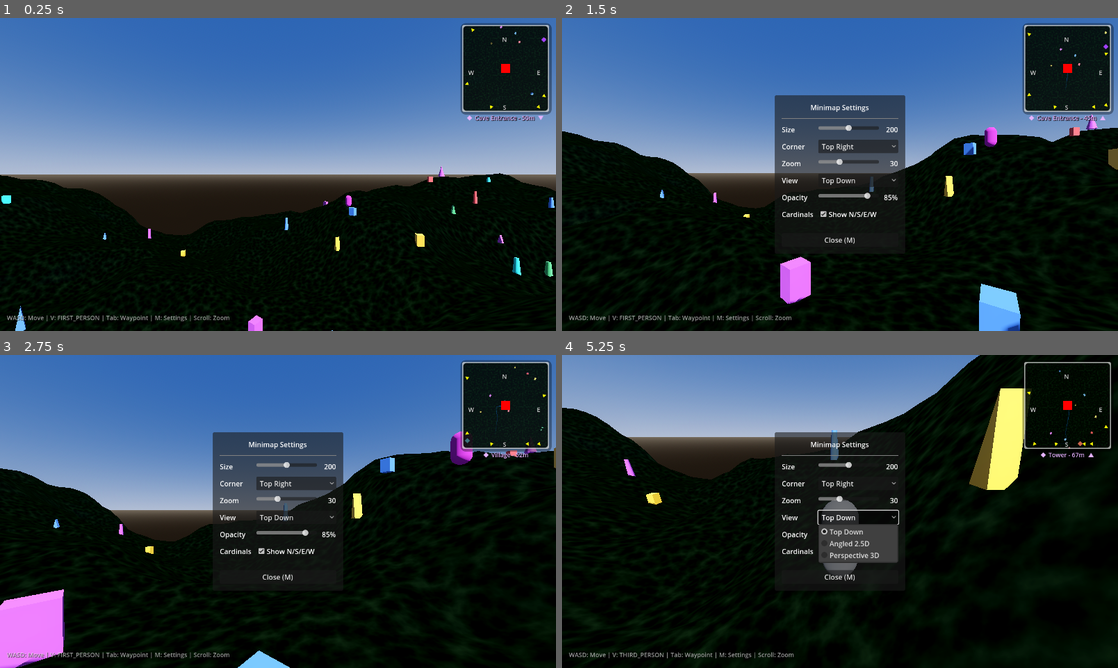
Above: before the commit, frames 1-4 (two rows, left to right).
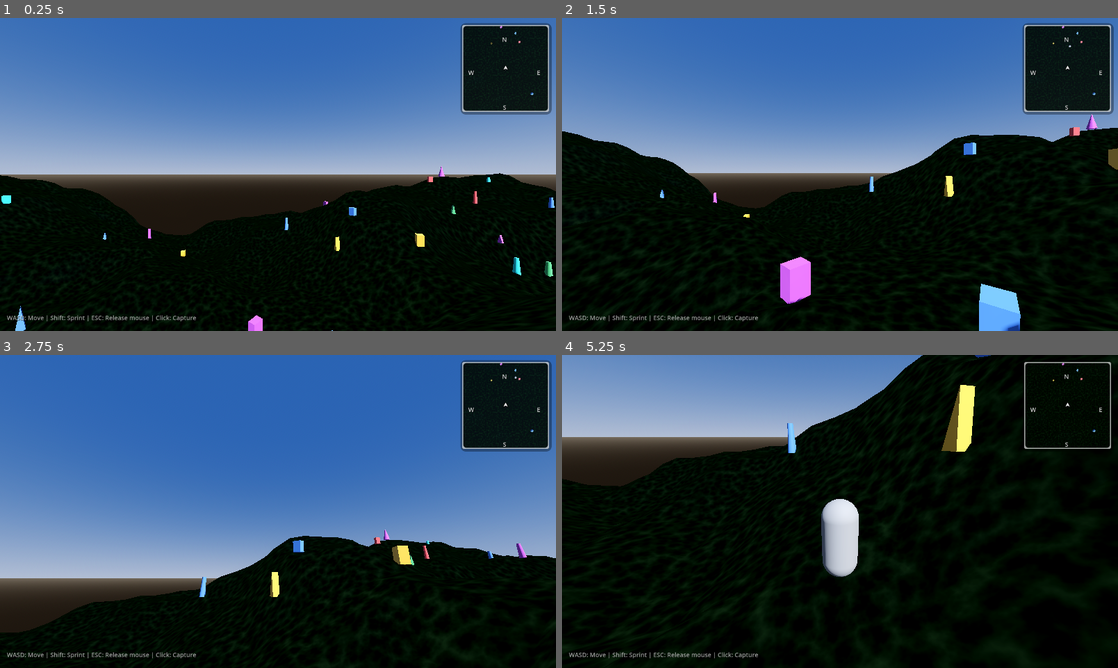
Above: after the commit, the same moments.

Repository: graydwarf/nibble-minimap-gold
Game: Godot game, scene res://scenes/main/main.tscn
The game is run twice, just before and just after one commit, with the same random seed, the same clock (stepped at 60 frames per second) and the same inputs.
Inputs (mouse positions are in pixels of both pictures, inside the frame that each line leads up to):
- Up to frame 1 (0.25 s): no input
- Up to frame 2 (1.5 s): tap Enter at 0.5 s; move the mouse to (867, 174) at 0.52 s; hold Shift (sprint) 0.53-1.28 s; hold W (move_forward) from 0.53 s (still down); click (867, 174) at 0.67 s; move the mouse to (812, 174) at 1.27 s; tap M at 1.35 s
- Up to frame 3 (2.75 s): move the mouse to (333, 442) at 2.02 s; release W (move_forward) at 2.03 s; hold D (move_right) from 2.03 s (still down); tap Tab at 2.1 s
- Up to frame 4 (5.25 s): move the mouse to (812, 574) at 2.77 s; release D (move_right) at 2.78 s; hold W (move_forward) 2.78-5.03 s; tap V at 2.85 s; click (812, 574) at 2.92 s; move the mouse to (878, 514) at 3.52 s; hold Shift (sprint) 3.53-4.28 s; move the mouse to (795, 508) at 4.27 s; tap M at 4.35 s; move the mouse to (867, 511) at 5.02 s; hold S (move_backward) from 5.03 s (still down); tap Tab at 5.1 s; click (867, 511) at 5.17 s

The runs differ from the first frame. In frame 1, 0.6% of the frame differs, in the area x 9-99%, y 3-97%; in frame 2, 7.5%; in frame 3, 49%, in the area x 0-100%, y 2-100%; in frame 4, 15%.
Error after the commit: Parse Error: Cannot infer the type of "marker_id" variable because the value doesn't have a set type. (res://scenes/main/main.gd:97)

Commit message:
Add collectible pellets system, remove debug square
- New floating collectible pellets with bob/spin animation
- 8 pellets spawn at random locations, respawn 3s after collection
- Tracked markers follow collectibles on minimap
- Player detects collision via Area3D (added to "player" group)
- Remove debug red square from edge_arrows
- Remove old invisible marker pickup system

Diff:
--- /dev/null
+++ b/scenes/entities/collectible.gd
@@ -0,0 +1,65 @@
+extends Area3D
+## Floating collectible pellet that bobs up and down.
+## Emits signal when collected by player.
+
+signal collected(collectible: Node3D)
+
+@export var pellet_color: Color = Color(0.3, 0.7, 1.0)  # Blue
+@export var pellet_size: float = 0.4
+@export var bob_speed: float = 2.0
+@export var bob_height: float = 0.3
+@export var spin_speed: float = 1.5
+
+var _mesh: MeshInstance3D
+var _base_y: float = 0.0
+var _time: float = 0.0
+
+func _ready() -> void:
+	_time = randf() * TAU  # Random start phase
+	_create_visual()
+	_create_collision()
+	body_entered.connect(_on_body_entered)
+
+func _create_visual() -> void:
+	_mesh = MeshInstance3D.new()
+
+	# Sphere pellet
+	var sphere := SphereMesh.new()
+	sphere.radius = pellet_size / 2.0
+	sphere.height = pellet_size
+	sphere.radial_segments = 16
+	sphere.rings = 8
+	_mesh.mesh = sphere
+
+	var mat := StandardMaterial3D.new()
+	mat.albedo_color = pellet_color
+	mat.emission_enabled = true
+	mat.emission = pellet_color * 0.5
+	mat.emission_energy_multiplier = 0.5
+	_mesh.material_override = mat
+
+	_mesh.position.y = 1.0  # Float above ground
+	add_child(_mesh)
+	_base_y = _mesh.position.y
+
+func _create_collision() -> void:
+	var collision := CollisionShape3D.new()
+	var shape := SphereShape3D.new()
+	shape.radius = pellet_size * 1.5  # Slightly larger for easier pickup
+	collision.shape = shape
+	collision.position.y = 1.0
+	add_child(collision)
+
+func _process(delta: float) -> void:
+	_time += delta
+
+	if _mesh:
+		# Bob up and down
+		_mesh.position.y = _base_y + sin(_time * bob_speed) * bob_height
+		# Spin slowly
+		_mesh.rotation.y += spin_speed * delta
+
+func _on_body_entered(body: Node3D) -> void:
+	# Only respond to player
+	if body.is_in_group("player") or body.name == "Player":
+		collected.emit(self)
--- /dev/null
+++ b/scenes/entities/collectible.tscn
@@ -0,0 +1,8 @@
+[gd_scene load_steps=2 format=3 uid="uid://b8kq2ywvxmjle"]
+
+[ext_resource type="Script" path="res://scenes/entities/collectible.gd" id="1_collectible"]
+
+[node name="Collectible" type="Area3D"]
+collision_layer = 2
+collision_mask = 1
+script = ExtResource("1_collectible")
--- a/scenes/main/main.gd
+++ b/scenes/main/main.gd
@@ -6,26 +6,32 @@
 @onready var terrain_manager: Node3D = $TerrainManager
 
 var config_dialog: Control = null
-var marker_positions: Dictionary = {}  # marker_id -> Vector3
-const PICKUP_DISTANCE := 3.0
+var collectibles: Dictionary = {}  # collectible_node -> marker_id
 const SPAWN_RANGE := 40.0  # Stay within terrain chunk
+const NUM_COLLECTIBLES := 8  # Number of pellets to spawn
 
 const WandererScene = preload("res://scenes/entities/wanderer.tscn")
+const CollectibleScene = preload("res://scenes/entities/collectible.tscn")
 
 func _ready() -> void:
+	# Add player to group for collectible detection
+	player.add_to_group("player")
+
 	minimap.set_player(player)
 	player.camera_mode_changed.connect(_on_camera_mode_changed)
 	# Set initial label
 	_on_camera_mode_changed("FIRST_PERSON")
-	# Demo POI markers
-	_spawn_demo_markers()
+	# Spawn collectible pellets
+	_spawn_collectibles()
 	# Spawn roaming NPCs
 	_spawn_wanderers()
+	# Demo waypoints
+	_spawn_waypoints()
 	# Create config dialog
 	_create_config_dialog()
 
 func _process(_delta: float) -> void:
-	_check_marker_pickups()
+	pass
 
 func _unhandled_input(event: InputEvent) -> void:
 	if event is InputEventKey and event.pressed:
@@ -62,15 +68,54 @@
 func _on_camera_mode_changed(mode_name: String) -> void:
 	hint_label.text = "WASD: Move | V: %s | Tab: Waypoint | M: Settings | Scroll: Zoom" % mode_name
 
-func _spawn_demo_markers() -> void:
-	# Spawn various marker types to demo the POI system
-	_add_tracked_marker(_get_terrain_pos(20, -15), "objective", "Quest")
-	_add_tracked_marker(_get_terrain_pos(-25, 10), "enemy", "Goblin")
-	_add_tracked_marker(_get_terrain_pos(35, 25), "loot", "Chest")
-	_add_tracked_marker(_get_terrain_pos(-30, -35), "friendly", "NPC")
-	_add_tracked_marker(_get_terrain_pos(-15, 40), "enemy")
-	_add_tracked_marker(_get_terrain_pos(30, 35), "loot", "Rare")
+func _spawn_collectibles() -> void:
+	# Spawn collectible pellets spread around the terrain
+	var colors := [
+		Color(0.3, 0.7, 1.0),   # Blue
+		Color(0.3, 1.0, 0.5),   # Green
+		Color(1.0, 0.8, 0.2),   # Gold
+		Color(1.0, 0.4, 0.4),   # Red
+	]
 
+	for i in NUM_COLLECTIBLES:
+		_spawn_single_collectible(colors[i % colors.size()])
+
+func _spawn_single_collectible(color: Color) -> void:
+	var collectible: Area3D = CollectibleScene.instantiate()
+	collectible.pellet_color = color
+
+	# Random position within spawn range
+	var spawn_pos := _get_terrain_pos(
+		randf_range(-SPAWN_RANGE, SPAWN_RANGE),
+		randf_range(-SPAWN_RANGE, SPAWN_RANGE)
+	)
+
+	add_child(collectible)
+	collectible.global_position = spawn_pos
+
+	# Add tracked marker for this collectible
+	var marker_id := minimap.add_tracked_marker(collectible, "loot")
+	collectibles[collectible] = marker_id
+
+	# Connect collection signal
+	collectible.collected.connect(_on_collectible_collected)
+
+func _on_collectible_collected(collectible: Node3D) -> void:
+	# Remove marker from minimap
+	if collectible in collectibles:
+		minimap.remove_tracked_marker(collectibles[collectible])
+		collectibles.erase(collectible)
+
+	# Get color before destroying
+	var color: Color = collectible.pellet_color
+
+	# Remove the collectible
+	collectible.queue_free()
+
+	# Respawn after delay
+	get_tree().create_timer(3.0).timeout.connect(func(): _spawn_single_collectible(color))
+
+func _spawn_waypoints() -> void:
 	# Demo waypoints - pinnable objectives with distance tracking
 	minimap.add_waypoint(_get_terrain_pos(40, -30), "Cave Entrance", Color(0.8, 0.5, 1.0))
 	minimap.add_waypoint(_get_terrain_pos(-35, 25), "Village", Color(0.3, 0.9, 0.5))
@@ -106,33 +151,3 @@
 
 		# Add tracked marker that follows this wanderer
 		minimap.add_tracked_marker(wanderer, "enemy")
-
-func _add_tracked_marker(pos: Vector3, marker_type: String, label: String = "") -> int:
-	var marker_id: int = minimap.add_marker(pos, marker_type, label)
-	marker_positions[marker_id] = {"pos": pos, "type": marker_type, "label": label}
-	return marker_id
-
-func _check_marker_pickups() -> void:
-	var player_pos := player.global_position
-	var to_respawn: Array = []
-
-	for marker_id in marker_positions:
-		var data: Dictionary = marker_positions[marker_id]
-		var distance := player_pos.distance_to(data.pos)
-		if distance < PICKUP_DISTANCE:
-			to_respawn.append(marker_id)
-
-	for marker_id in to_respawn:
-		_respawn_marker(marker_id)
-
-func _respawn_marker(old_id: int) -> void:
-	var data: Dictionary = marker_positions[old_id]
-	minimap.remove_marker(old_id)
-	marker_positions.erase(old_id)
-
-	# Spawn at new random location with terrain height
-	var new_pos := _get_terrain_pos(
-		randf_range(-SPAWN_RANGE, SPAWN_RANGE),
-		randf_range(-SPAWN_RANGE, SPAWN_RANGE)
-	)
-	_add_tracked_marker(new_pos, data.type, data.label)
--- a/scenes/minimap/edge_arrows.gd
+++ b/scenes/minimap/edge_arrows.gd
@@ -20,21 +20,12 @@
 const ARROW_SIZE := Vector2(16, 16)
 const DIAMOND_SIZE := Vector2(16, 16)
 
-var _test_rect: ColorRect = null  # DEBUG: Test visibility
-
 func _ready() -> void:
 	# Load textures
 	if ResourceLoader.exists("res://assets/icons/edge_arrow.svg"):
 		_arrow_texture = load("res://assets/icons/edge_arrow.svg")
 	if ResourceLoader.exists("res://assets/icons/edge_diamond.svg"):
 		_diamond_texture = load("res://assets/icons/edge_diamond.svg")
-
-	# DEBUG: Add a bright red square at center to test if overlays render at all
-	_test_rect = ColorRect.new()
-	_test_rect.color = Color.RED
-	_test_rect.custom_minimum_size = Vector2(20, 20)
-	_test_rect.size = Vector2(20, 20)
-	add_child(_test_rect)
 
 	# Pre-create arrow pool using TextureRect (Control-based for web)
 	for i in MAX_ARROWS:
@@ -59,10 +50,6 @@
 	_update_arrows()
 
 func _update_arrows() -> void:
-	# DEBUG: Position test rect at center
-	if _test_rect:
-		_test_rect.position = size / 2 - Vector2(10, 10)
-
 	if not minimap or not minimap.player:
 		_hide_all()
 		return
